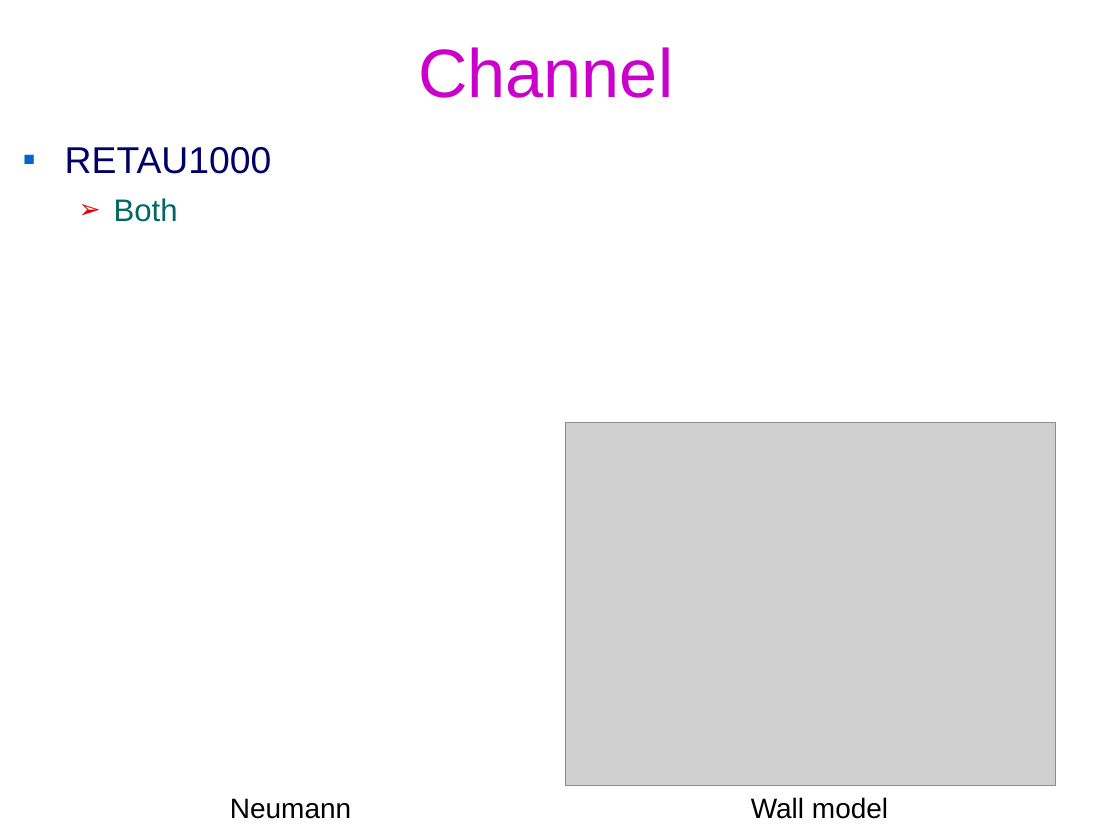
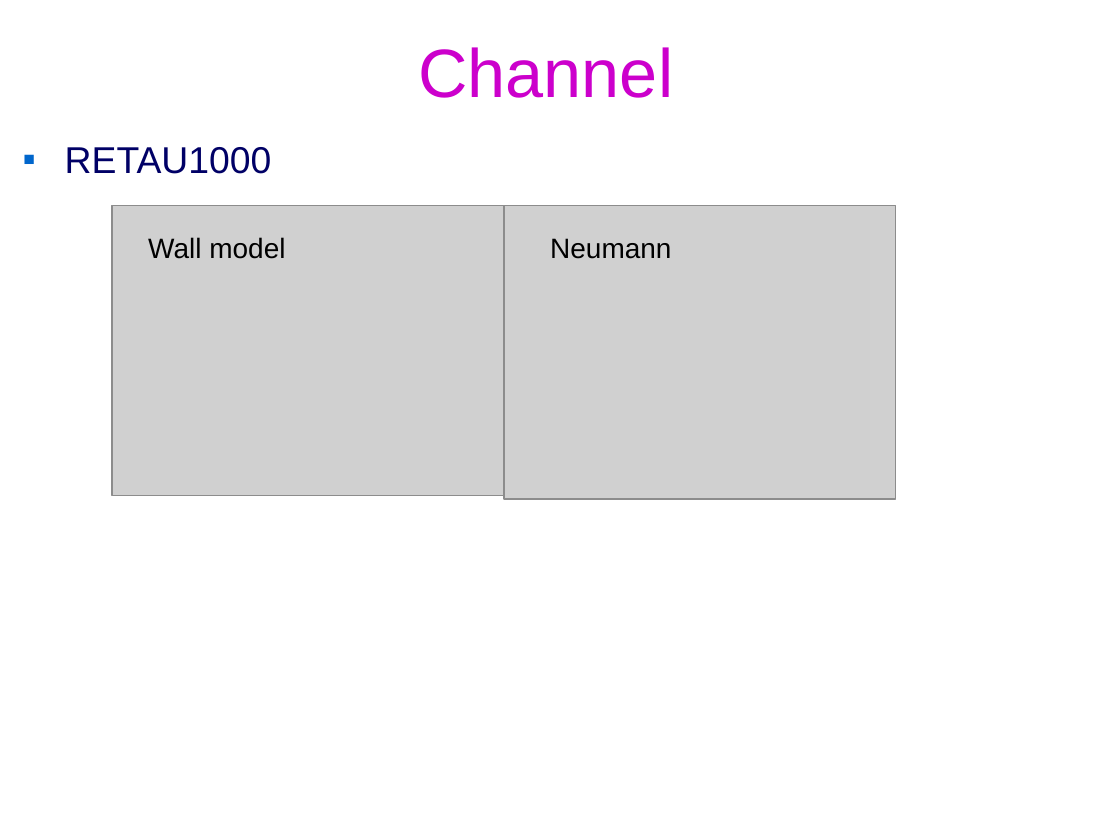
Before and after one commit to federicoVerolini/CaLES, a slide deck: slide 5 of docs/vv.pptx (slide 6 before the commit). Drawn at 1120x840 pixels with LibreOffice and Linux fonts; fonts in the diff are those of the drawing; grey boxes stand for pictures; background and template pictures are left out. Boxes give left, top, right and bottom in pixels: in the first picture for what was removed or moved away, otherwise in the second. Text is boxed around its words. In the diff, an @@ line names an element or a change of style, - is before the commit and + after.

```diff
--- a/docs/vv.pptx
+++ b/docs/vv.pptx
@@ picture resized from (x1=566, y1=422, x2=1056, y2=785) to (x1=112, y1=205, x2=504, y2=495) @@
@@ text at (x1=114, y1=198, x2=178, y2=222): paragraph removed @@
-  ➢ Both
@@ picture added at (x1=504, y1=205, x2=896, y2=498) @@
@@ text "Wall model" moved from (x1=751, y1=797, x2=888, y2=819) to (x1=148, y1=237, x2=285, y2=259) @@
@@ text "Neumann" moved from (x1=230, y1=798, x2=351, y2=819) to (x1=550, y1=238, x2=671, y2=259) @@
```
Also in this commit, not shown: 8 other slides changed, 1 slide added, 1 slide removed, 20 other files.
